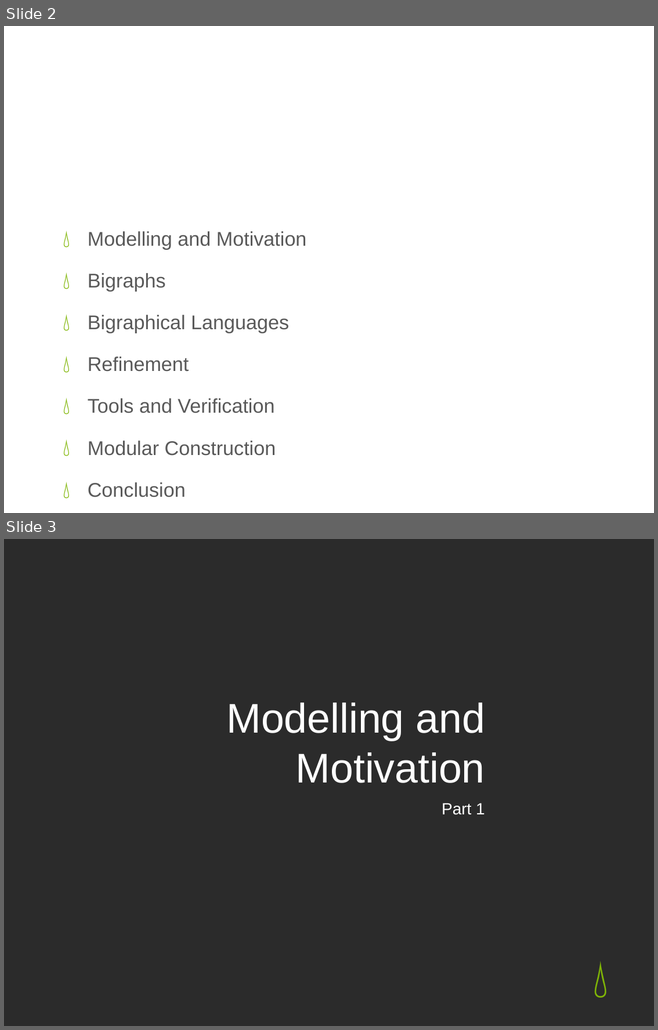
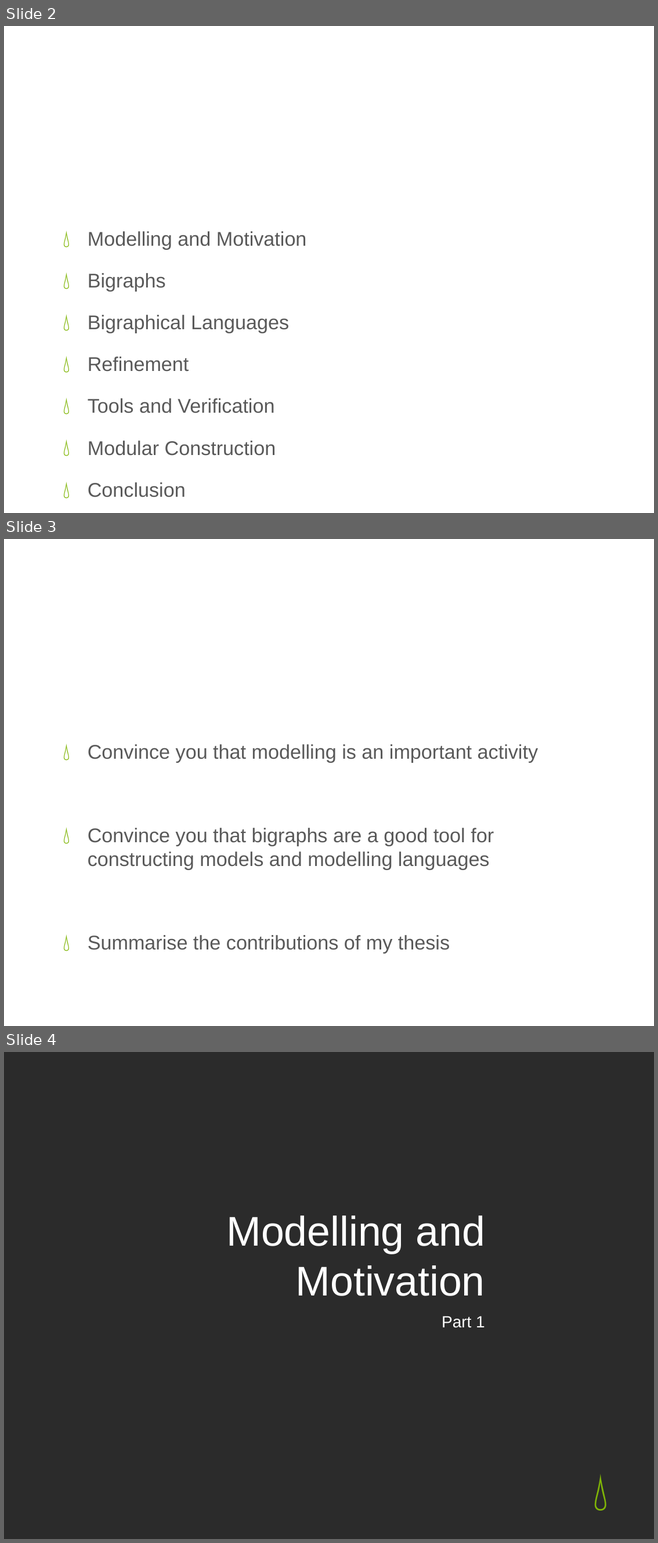
Before and after one commit to gian/defense, a slide deck: PhDDefense.pptx. Shown one above the other, each under a label of ours: slides 2 and 3 before the commit, slides 2, 3 and 4 after it. The pictures are 658x1030 and 658x1543 pixels, drawn with LibreOffice and Linux fonts; fonts in the diff are those of the drawing; background and template pictures are left out; a plain dark background stands for a picture behind light text. Boxes give left, top, right and bottom in pixels: in the first picture for what was removed or moved away, otherwise in the second. Text is boxed around its words. In the diff, an @@ line names an element or a change of style, - is before the commit and + after.

```diff
--- a/PhDDefense.pptx
+++ b/PhDDefense.pptx
@@ slide 3 added at bbox=[4, 539, 654, 1026], background picture (left out) @@
@@ title added at bbox=[36, 564, 621, 645], 46 pt, text #FFFFFF @@
+Objectives
@@ text added at bbox=[88, 744, 538, 954], 22 pt, text #595959 @@
+💧 Convince you that modelling is an important activity
+💧 Convince you that bigraphs are a good tool for constructing models and modelling languages
+💧 Summarise the contributions of my thesis
@@ what was slide 3 is now slide 4 @@
```
Also in this commit, not shown: 11 slides changed, 9 other slides added, 4 slides removed.
